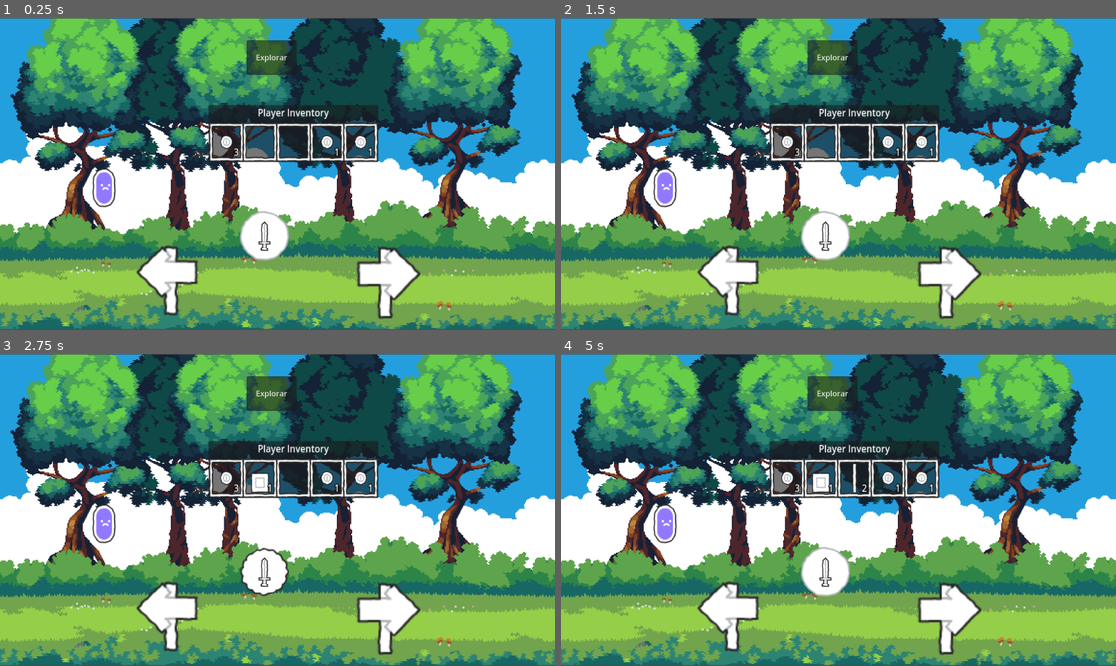
Above: before the commit, frames 1-4 (two rows, left to right).
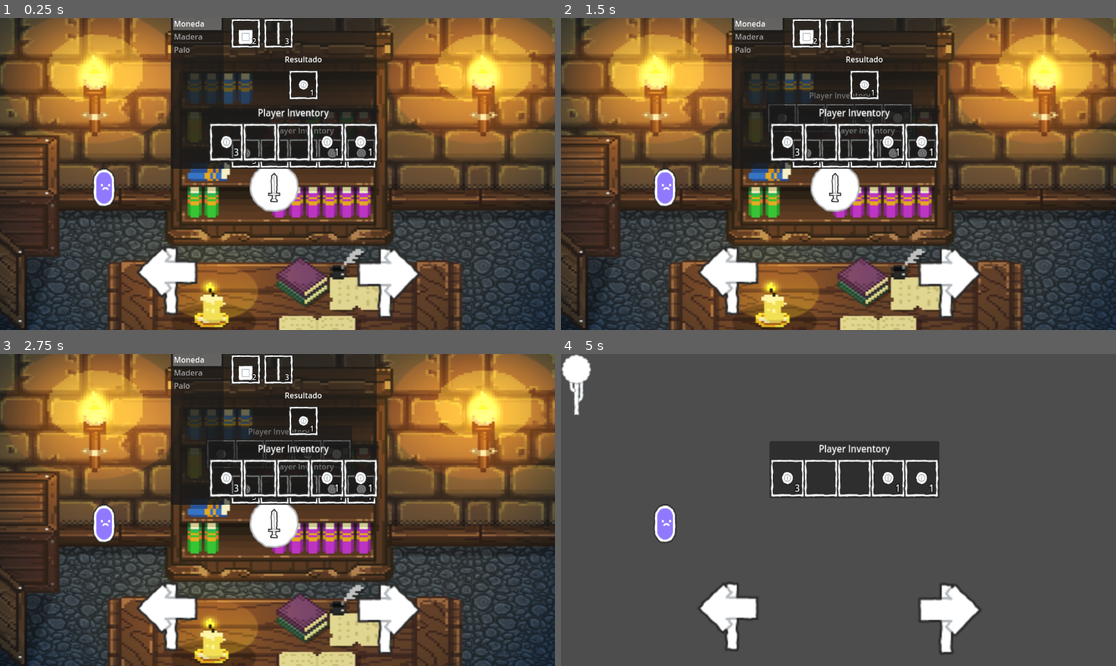
Above: after the commit, the same moments.

Repository: jcamloz/LittleSurvival
Game: Godot game, scene res://Scenes/Game.tscn
Same seed, same stepped clock (60 frames per second), same inputs: the game is played once before the commit and once after it.
Inputs (mouse positions are in pixels of both pictures, inside the frame that each line leads up to):
- Up to frame 1 (0.25 s): no input
- Up to frame 2 (1.5 s): click (832, 186) at 0.52 s; click (866, 111) at 1.25 s, where only the run after the commit has a clickable "Crear"
- Up to frame 3 (2.75 s): click (266, 572) at 2.02 s
- Up to frame 4 (5 s): click (832, 394) at 2.75 s, where only the run before the commit has a clickable "Explorar"; click (727, 619) at 3.5 s; click (949, 619) at 4.25 s

The runs differ from the first frame. In frame 1, 91% of the frame differs, in the area x 0-100%, y 0-100%; in frame 2, 91%; in frame 3, 91%; in frame 4, 93%.

Commit message:
Escena para crear items creada, con lista de recetas como recurso

Diff:
--- /dev/null
+++ b/Resources/Crafts/CraftList.tres
@@ -0,0 +1,73 @@
+[gd_resource type="Resource" script_class="ItemCraftList" load_steps=17 format=3 uid="uid://c7opwoo1y8eg8"]
+
+[ext_resource type="Script" uid="uid://fqaiquckkh8e" path="res://Scripts/ResourceScripts/ItemCraft.gd" id="1_2ae0x"]
+[ext_resource type="Script" uid="uid://cjurcsea4igek" path="res://Scripts/ResourceScripts/ItemCraftList.gd" id="2_3c5pw"]
+[ext_resource type="Resource" uid="uid://cskqakccosrn5" path="res://Resources/Items/Moneda.tres" id="2_fiog5"]
+[ext_resource type="Script" uid="uid://cv7ktn7rs37bt" path="res://Scripts/ResourceScripts/TileData.gd" id="3_nh344"]
+[ext_resource type="Resource" uid="uid://u5xuhtbflbmq" path="res://Resources/Items/Madera.tres" id="4_rrmc6"]
+[ext_resource type="Resource" uid="uid://b8ey6ib12axym" path="res://Resources/Items/Palo.tres" id="5_l8a0t"]
+
+[sub_resource type="Resource" id="Resource_3c5pw"]
+script = ExtResource("3_nh344")
+item = ExtResource("2_fiog5")
+amount = 1
+metadata/_custom_type_script = "uid://cv7ktn7rs37bt"
+
+[sub_resource type="Resource" id="Resource_fiog5"]
+script = ExtResource("3_nh344")
+item = ExtResource("4_rrmc6")
+amount = 2
+metadata/_custom_type_script = "uid://cv7ktn7rs37bt"
+
+[sub_resource type="Resource" id="Resource_nh344"]
+script = ExtResource("3_nh344")
+item = ExtResource("5_l8a0t")
+amount = 3
+metadata/_custom_type_script = "uid://cv7ktn7rs37bt"
+
+[sub_resource type="Resource" id="Resource_t4b37"]
+script = ExtResource("1_2ae0x")
+craftedItem = SubResource("Resource_3c5pw")
+itemsNeeded = Array[ExtResource("3_nh344")]([SubResource("Resource_fiog5"), SubResource("Resource_nh344")])
+metadata/_custom_type_script = "uid://fqaiquckkh8e"
+
+[sub_resource type="Resource" id="Resource_rrmc6"]
+script = ExtResource("3_nh344")
+item = ExtResource("4_rrmc6")
+amount = 1
+metadata/_custom_type_script = "uid://cv7ktn7rs37bt"
+
+[sub_resource type="Resource" id="Resource_l8a0t"]
+script = ExtResource("3_nh344")
+item = ExtResource("5_l8a0t")
+amount = 5
+metadata/_custom_type_script = "uid://cv7ktn7rs37bt"
+
+[sub_resource type="Resource" id="Resource_eg2oo"]
+script = ExtResource("1_2ae0x")
+craftedItem = SubResource("Resource_rrmc6")
+itemsNeeded = Array[ExtResource("3_nh344")]([SubResource("Resource_l8a0t")])
+metadata/_custom_type_script = "uid://fqaiquckkh8e"
+
+[sub_resource type="Resource" id="Resource_0uvvi"]
+script = ExtResource("3_nh344")
+item = ExtResource("5_l8a0t")
+amount = 1
+metadata/_custom_type_script = "uid://cv7ktn7rs37bt"
+
+[sub_resource type="Resource" id="Resource_8anvv"]
+script = ExtResource("3_nh344")
+item = ExtResource("2_fiog5")
+amount = 1
+metadata/_custom_type_script = "uid://cv7ktn7rs37bt"
+
+[sub_resource type="Resource" id="Resource_r3jxh"]
+script = ExtResource("1_2ae0x")
+craftedItem = SubResource("Resource_0uvvi")
+itemsNeeded = Array[ExtResource("3_nh344")]([SubResource("Resource_8anvv")])
+metadata/_custom_type_script = "uid://fqaiquckkh8e"
+
+[resource]
+script = ExtResource("2_3c5pw")
+itemCraft = Array[ExtResource("1_2ae0x")]([SubResource("Resource_t4b37"), SubResource("Resource_eg2oo"), SubResource("Resource_r3jxh")])
+metadata/_custom_type_script = "uid://cjurcsea4igek"
--- /dev/null
+++ b/Scenes/CraftMenu.tscn
@@ -0,0 +1,78 @@
+[gd_scene load_steps=6 format=3 uid="uid://dpjvvab7jj1vg"]
+
+[ext_resource type="Script" uid="uid://sa2vl3peh0ln" path="res://Scripts/Craft_menu.gd" id="1_r0vih"]
+[ext_resource type="Resource" uid="uid://c7opwoo1y8eg8" path="res://Resources/Crafts/CraftList.tres" id="2_aag6h"]
+[ext_resource type="PackedScene" uid="uid://de65btnyy1lye" path="res://Scenes/slot.tscn" id="3_aag6h"]
+[ext_resource type="PackedScene" uid="uid://443hsy30jycs" path="res://Scenes/Inventory.tscn" id="4_8ta7s"]
+[ext_resource type="Resource" uid="uid://0im7somcwcp" path="res://Resources/Inventories/PlayerInv.tres" id="5_0qif1"]
+
+[node name="CraftMenu" type="PanelContainer"]
+anchors_preset = 8
+anchor_left = 0.5
+anchor_top = 0.5
+anchor_right = 0.5
+anchor_bottom = 0.5
+offset_left = -213.5
+offset_top = -122.5
+offset_right = 213.5
+offset_bottom = 122.5
+grow_horizontal = 2
+grow_vertical = 2
+script = ExtResource("1_r0vih")
+itemCraftList = ExtResource("2_aag6h")
+
+[node name="HBoxContainer" type="HBoxContainer" parent="."]
+layout_mode = 2
+theme_override_constants/separation = 14
+alignment = 1
+
+[node name="VBoxContainer" type="VBoxContainer" parent="HBoxContainer"]
+layout_mode = 2
+size_flags_horizontal = 3
+
+[node name="LabelRecipes" type="Label" parent="HBoxContainer/VBoxContainer"]
+layout_mode = 2
+text = "Recetas"
+horizontal_alignment = 1
+
+[node name="ItemList" type="ItemList" parent="HBoxContainer/VBoxContainer"]
+layout_mode = 2
+size_flags_vertical = 3
+allow_search = false
+auto_width = true
+
+[node name="VBoxContainer2" type="VBoxContainer" parent="HBoxContainer"]
+layout_mode = 2
+size_flags_horizontal = 3
+theme_override_constants/separation = 10
+alignment = 1
+
+[node name="LabelIngredients" type="Label" parent="HBoxContainer/VBoxContainer2"]
+layout_mode = 2
+text = "Ingredientes"
+horizontal_alignment = 1
+
+[node name="GridIngredients" type="GridContainer" parent="HBoxContainer/VBoxContainer2"]
+layout_mode = 2
+size_flags_vertical = 3
+columns = 3
+
+[node name="LabelResult" type="Label" parent="HBoxContainer/VBoxContainer2"]
+layout_mode = 2
+text = "Resultado"
+horizontal_alignment = 1
+
+[node name="Slot" parent="HBoxContainer/VBoxContainer2" instance=ExtResource("3_aag6h")]
+layout_mode = 2
+
+[node name="Button" type="Button" parent="HBoxContainer/VBoxContainer2"]
+layout_mode = 2
+size_flags_horizontal = 4
+size_flags_vertical = 0
+text = "Crear"
+
+[node name="InventoryContainer" parent="HBoxContainer/VBoxContainer2" instance=ExtResource("4_8ta7s")]
+layout_mode = 2
+inventory = ExtResource("5_0qif1")
+
+[connection signal="item_selected" from="HBoxContainer/VBoxContainer/ItemList" to="." method="_on_item_list_item_selected"]
--- /dev/null
+++ b/Scenes/Inventory_menu.tscn
@@ -0,0 +1,26 @@
+[gd_scene load_steps=2 format=3 uid="uid://c5rceu7s5tk2i"]
+
+[ext_resource type="Script" uid="uid://bhlk23ntoljxl" path="res://Scripts/Inventory_menu.gd" id="1_gg18l"]
+
+[node name="InventoryMenu" type="Control"]
+layout_mode = 3
+anchors_preset = 15
+anchor_right = 1.0
+anchor_bottom = 1.0
+grow_horizontal = 2
+grow_vertical = 2
+script = ExtResource("1_gg18l")
+
+[node name="HBoxContainer" type="HBoxContainer" parent="."]
+layout_mode = 1
+anchors_preset = 8
+anchor_left = 0.5
+anchor_top = 0.5
+anchor_right = 0.5
+anchor_bottom = 0.5
+offset_left = -0.5
+offset_top = -13.5
+offset_right = 0.5
+offset_bottom = 13.5
+grow_horizontal = 2
+grow_vertical = 2
--- a/Scenes/Scenarios/Scenario_0.tscn
+++ b/Scenes/Scenarios/Scenario_0.tscn
@@ -1,8 +1,14 @@
-[gd_scene load_steps=2 format=3 uid="uid://xtcqivpxt35"]
+[gd_scene load_steps=7 format=3 uid="uid://xtcqivpxt35"]
 
 [ext_resource type="Texture2D" uid="uid://mejqm4d5uitc" path="res://Assets/house_pixel_bg.png" id="1_magow"]
+[ext_resource type="Script" uid="uid://cadtnvui7onhh" path="res://Scripts/ScenarioScripts/ScenarioController0.gd" id="1_oo8fr"]
+[ext_resource type="PackedScene" uid="uid://b0nfnl4gnviwm" path="res://Scenes/ToolButton.tscn" id="3_7c7oc"]
+[ext_resource type="PackedScene" uid="uid://443hsy30jycs" path="res://Scenes/Inventory.tscn" id="5_2ku3p"]
+[ext_resource type="PackedScene" uid="uid://dpjvvab7jj1vg" path="res://Scenes/CraftMenu.tscn" id="6_1k5cu"]
+[ext_resource type="Resource" uid="uid://0im7somcwcp" path="res://Resources/Inventories/PlayerInv.tres" id="6_2ku3p"]
 
 [node name="Scenario" type="Node2D"]
+script = ExtResource("1_oo8fr")
 
 [node name="Background" type="TextureRect" parent="."]
 offset_left = -5.0
@@ -10,3 +16,34 @@
 offset_right = 1164.0
 offset_bottom = 819.0
 texture = ExtResource("1_magow")
+
+[node name="CraftButton" parent="." instance=ExtResource("3_7c7oc")]
+offset_left = 518.0
+offset_top = 299.0
+offset_right = 620.0
+offset_bottom = 404.0
+
+[node name="HBoxContainer" type="HBoxContainer" parent="."]
+anchors_preset = 8
+anchor_left = 0.5
+anchor_top = 0.5
+anchor_right = 0.5
+anchor_bottom = 0.5
+offset_left = 559.0
+offset_top = 174.0
+offset_right = 599.0
+offset_bottom = 214.0
+grow_horizontal = 2
+grow_vertical = 2
+
+[node name="PlayerInventory" parent="HBoxContainer" instance=ExtResource("5_2ku3p")]
+layout_mode = 2
+inventory = ExtResource("6_2ku3p")
+
+[node name="CraftMenu" parent="." instance=ExtResource("6_1k5cu")]
+offset_left = 355.0
+offset_top = 17.0
+offset_right = 782.0
+offset_bottom = 262.0
+
+[connection signal="pressed" from="CraftButton" to="." method="_on_craft_button_pressed"]
--- a/Scenes/inv_slot.tscn
+++ b/Scenes/inv_slot.tscn
@@ -11,6 +11,7 @@
 offset_right = 64.0
 offset_bottom = 64.0
 texture = ExtResource("1_usncs")
+stretch_mode = 3
 script = ExtResource("2_usncs")
 
 [node name="ItemSlot" type="TextureRect" parent="."]
--- /dev/null
+++ b/Scenes/slot.tscn
@@ -0,0 +1,46 @@
+[gd_scene load_steps=4 format=3 uid="uid://de65btnyy1lye"]
+
+[ext_resource type="Texture2D" uid="uid://cosuvi3mmtp8t" path="res://Assets/PNG/Default/ui_box.png" id="1_luhj6"]
+[ext_resource type="Script" uid="uid://b0cpiihrnnfls" path="res://Scripts/Slot.gd" id="2_12ej0"]
+
+[sub_resource type="LabelSettings" id="LabelSettings_12ej0"]
+outline_size = 5
+outline_color = Color(0, 0, 0, 1)
+
+[node name="Slot" type="TextureRect"]
+texture = ExtResource("1_luhj6")
+stretch_mode = 3
+script = ExtResource("2_12ej0")
+
+[node name="ItemSlot" type="TextureRect" parent="."]
+layout_mode = 1
+anchors_preset = 8
+anchor_left = 0.5
+anchor_top = 0.5
+anchor_right = 0.5
+anchor_bottom = 0.5
+offset_left = -24.0
+offset_top = -24.0
+offset_right = 24.0
+offset_bottom = 24.0
+grow_horizontal = 2
+grow_vertical = 2
+expand_mode = 1
+stretch_mode = 5
+
+[node name="Label" type="Label" parent="."]
+layout_mode = 1
+anchors_preset = 7
+anchor_left = 0.5
+anchor_top = 1.0
+anchor_right = 0.5
+anchor_bottom = 1.0
+offset_left = -17.5
+offset_top = -28.5
+offset_right = 22.5
+offset_bottom = -5.5
+grow_horizontal = 2
+grow_vertical = 0
+text = "0"
+label_settings = SubResource("LabelSettings_12ej0")
+horizontal_alignment = 2
--- /dev/null
+++ b/Scripts/Craft_menu.gd
@@ -0,0 +1,34 @@
+class_name CraftMenu extends PanelContainer
+
+@onready var itemList = $HBoxContainer/VBoxContainer/ItemList
+@onready var gridIngredients = $HBoxContainer/VBoxContainer2/GridIngredients
+@onready var craftResultSlot = $HBoxContainer/VBoxContainer2/Slot
+@onready var itemSlot = preload("res://Scenes/slot.tscn")
+
+@export var itemCraftList : ItemCraftList
+var craftRecipes : Array[ItemCraft] = []
+
+func _ready():
+	if itemCraftList != null && itemCraftList.itemCraft != null && !itemCraftList.itemCraft.is_empty():
+		craftRecipes = itemCraftList.itemCraft
+		for craft in craftRecipes:
+			itemList.add_item(craft.craftedItem.item.name)
+	itemList.select(0)
+	load_recipe(craftRecipes[0])
+
+
+func _on_item_list_item_selected(index):
+	load_recipe(craftRecipes[itemList.get_selected_items()[0]])
+
+func load_recipe(craftRecipe : ItemCraft):
+	craftResultSlot.set_item(craftRecipe.craftedItem)
+	clear_grid_container()
+	for itemNeeded in craftRecipe.itemsNeeded:
+		var slotInstance : Slot = itemSlot.instantiate()
+		gridIngredients.add_child(slotInstance)
+		slotInstance.set_item(itemNeeded)
+	print(craftRecipe.can_craft($HBoxContainer/VBoxContainer2/InventoryContainer))
+
+func clear_grid_container():
+	for child in gridIngredients.get_children():
+		child.queue_free()
--- a/Scripts/Inventory.gd
+++ b/Scripts/Inventory.gd
@@ -154,6 +154,7 @@
 
 	return item_index
 
+#Función que devuelve la cantidad que hay de un item
 func get_amount(item: Item):
 	var amount = 0
 	var index = search_item(item)
--- /dev/null
+++ b/Scripts/ResourceScripts/ItemCraft.gd
@@ -0,0 +1,19 @@
+class_name ItemCraft extends Resource
+
+@export var craftedItem: Tile_data
+@export var itemsNeeded: Array[Tile_data] = []
+
+func can_craft(inventory: Inventory) -> bool:
+	for required in itemsNeeded:
+		if inventory.get_amount(required.item)==0:
+			return false
+	return true
+
+
+func craft(inventory: Inventory) -> bool:
+	if can_craft(inventory):
+		for required in itemsNeeded:
+			inventory.remove_item(required.item, required.amount)
+		inventory.add_item(craftedItem.item, craftedItem.amount)
+		return true
+	return false
--- /dev/null
+++ b/Scripts/ResourceScripts/ItemCraftList.gd
@@ -0,0 +1,3 @@
+class_name ItemCraftList extends Resource
+
+@export var itemCraft : Array[ItemCraft] = []
--- /dev/null
+++ b/Scripts/ScenarioScripts/ScenarioController0.gd
@@ -0,0 +1,12 @@
+class_name ScenarioController0 extends Node2D
+
+@onready var hboxContainer = $HBoxContainer
+
+func _ready():
+	hboxContainer.visible = false
+
+func hboxToggleVisibility():
+	hboxContainer.visible = not hboxContainer.visible
+
+func _on_craft_button_pressed():
+	hboxToggleVisibility()
--- a/Scripts/ScenarioScripts/ScenarioController4.gd
+++ b/Scripts/ScenarioScripts/ScenarioController4.gd
@@ -1,4 +1,4 @@
-class_name ScenarioController extends Node2D
+class_name ScenarioController4 extends Node2D
 
 @export var lootTable : LootTable
 
--- /dev/null
+++ b/Scripts/Slot.gd
@@ -0,0 +1,21 @@
+class_name Slot extends TextureRect
+
+@onready var itemSlot = $ItemSlot
+@onready var amountLabel = $Label
+
+var tile_data : Tile_data
+
+func set_item(slotData : Tile_data):
+	tile_data = slotData
+	#ASEGURO QUE AL CARGAR LOS DATOS, EL ARRAY ESTÉ CORRECTO (INCLUSO SI SE CORRIGE SOLO, POR SI ACASO)
+	if slotData == null or slotData.is_empty():
+		itemSlot.texture = null
+	else:
+		itemSlot.texture = slotData.item.texture
+	update_label()
+
+func update_label():
+	if tile_data && tile_data.amount > 0:
+		amountLabel.text = str(tile_data.amount)
+	else:
+		amountLabel.text = ""
--- a/Scripts/game.gd
+++ b/Scripts/game.gd
@@ -4,7 +4,7 @@
 @onready var scenario_container = $ScenarioContainer
 
 #Indice del escenario actual y array con los diferentes escenarios
-var current_index = 2
+var current_index = 0
 var scenarios = [
 	"res://Scenes/Scenarios/Scenario_0.tscn",
 	"res://Scenes/Scenarios/Scenario_1.tscn",
Not shown: 1 places in Resources/LootTables/FishingLoot.tres that only renumber resources
Not shown, added: Scripts/Craft_menu.gd.uid
Not shown, added: Scripts/ResourceScripts/ItemCraft.gd.uid
Not shown, added: Scripts/ResourceScripts/ItemCraftList.gd.uid
Not shown, added: Scripts/ScenarioScripts/ScenarioController0.gd.uid
Not shown, added: Scripts/Slot.gd.uid
Not shown, added: Scenes/CraftMenu.tscn5305528431.tmp
Not shown, added: Scenes/CraftMenu.tscn5314959902.tmp
